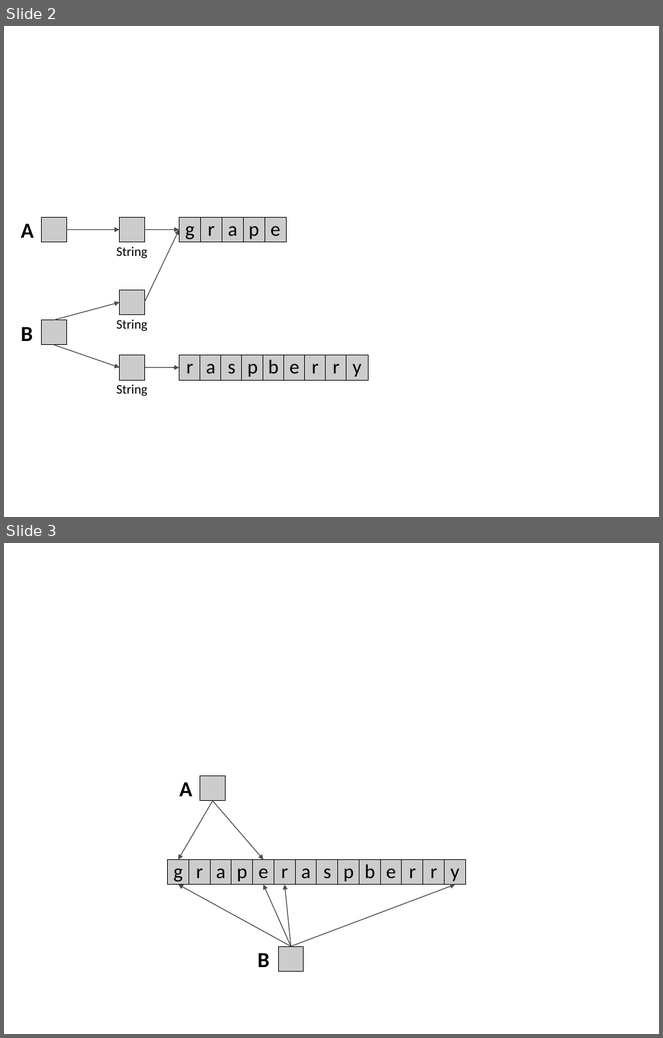
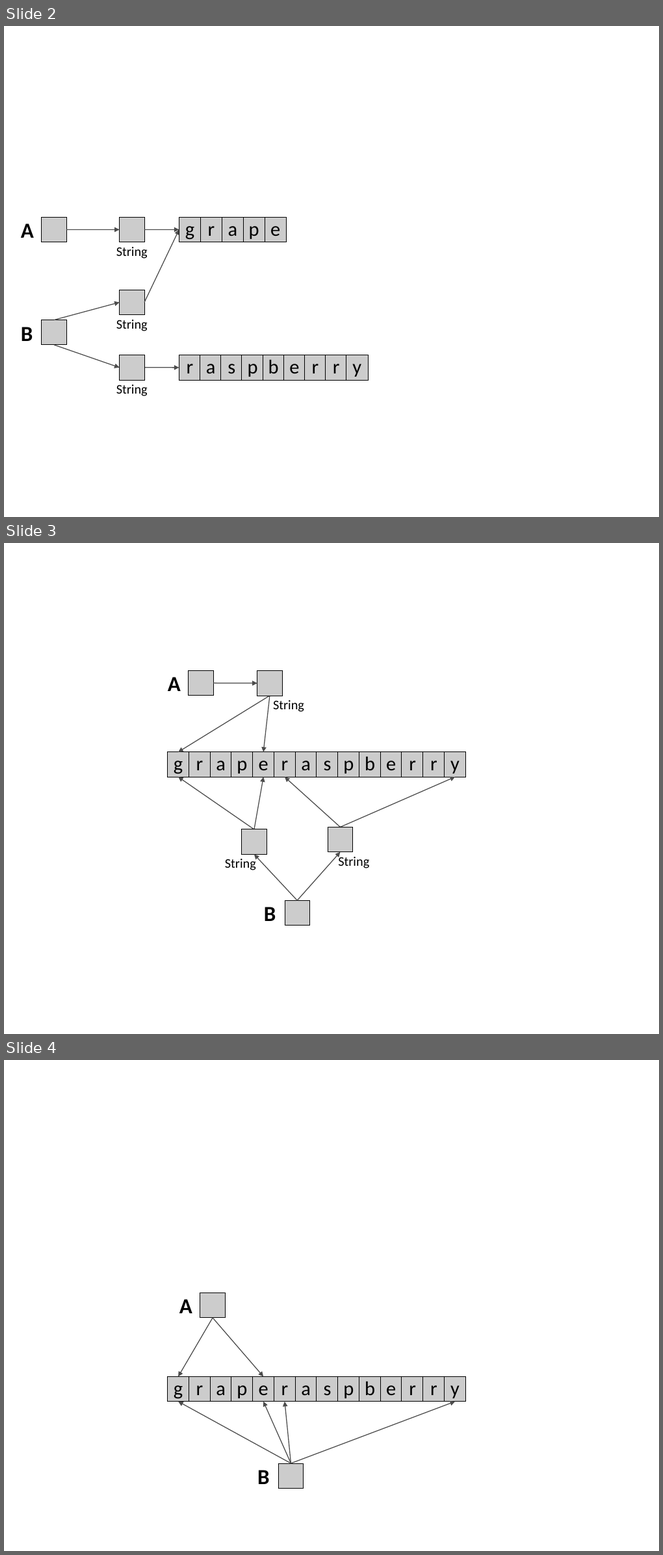
Before and after one commit to TheRuncibleTuner/bloatbook, a slide deck: part4/Figures/bulksharingpool.odp. Shown one above the other, each under a label of ours: slides 2 and 3 before the commit, slides 2, 3 and 4 after it. The pictures are 663x1038 and 663x1555 pixels, drawn with LibreOffice and Linux fonts; fonts in the diff are those of the drawing. Boxes give left, top, right and bottom in pixels: in the first picture for what was removed or moved away, otherwise in the second. Text is boxed around its words. In the diff, an @@ line names an element or a change of style, - is before the commit and + after.

```diff
--- a/part4/Figures/bulksharingpool.odp
+++ b/part4/Figures/bulksharingpool.odp
@@ slide 3 added at [4,543,659,1034], background #FFFFFF @@
@@ rectangle added at [189,671,213,696], fill #CCCCCC, outline #000000 0.71 pt, 26 pt, text #000000, bold @@
+A
@@ rectangle added at [258,671,282,696], fill #CCCCCC, outline #000000 0.71 pt, 16 pt, text #000000 @@
+String
@@ arrow added from (270, 696) to (178, 752), #4C4C4C 0.99 pt @@
@@ arrow added from (213, 683) to (258, 683), #4C4C4C 0.99 pt @@
@@ arrow added from (270, 696) to (264, 752), #4C4C4C 0.99 pt @@
@@ rectangle added at [168,752,189,777], fill #CCCCCC, outline #000000 0.71 pt, 24 pt, text #000000 @@
+g
@@ rectangle added at [189,752,210,777], fill #CCCCCC, outline #000000 0.71 pt, 24 pt, text #000000 @@
+r
@@ rectangle added at [210,752,232,777], fill #CCCCCC, outline #000000 0.71 pt, 24 pt, text #000000 @@
+a
@@ rectangle added at [232,752,253,777], fill #CCCCCC, outline #000000 0.71 pt, 24 pt, text #000000 @@
+p
@@ rectangle added at [252,752,274,777], fill #CCCCCC, outline #000000 0.71 pt, 24 pt, text #000000 @@
+e
@@ rectangle added at [274,752,295,777], fill #CCCCCC, outline #000000 0.71 pt, 24 pt, text #000000 @@
+r
@@ rectangle added at [295,752,317,777], fill #CCCCCC, outline #000000 0.71 pt, 24 pt, text #000000 @@
+a
@@ rectangle added at [317,752,338,777], fill #CCCCCC, outline #000000 0.71 pt, 24 pt, text #000000 @@
+s
@@ rectangle added at [338,752,360,777], fill #CCCCCC, outline #000000 0.71 pt, 24 pt, text #000000 @@
+p
@@ rectangle added at [360,752,381,777], fill #CCCCCC, outline #000000 0.71 pt, 24 pt, text #000000 @@
+b
@@ rectangle added at [380,752,402,777], fill #CCCCCC, outline #000000 0.71 pt, 24 pt, text #000000 @@
+e
@@ rectangle added at [402,752,423,777], fill #CCCCCC, outline #000000 0.71 pt, 24 pt, text #000000 @@
+r
@@ rectangle added at [423,752,445,777], fill #CCCCCC, outline #000000 0.71 pt, 24 pt, text #000000 @@
+r
@@ rectangle added at [445,752,466,777], fill #CCCCCC, outline #000000 0.71 pt, 24 pt, text #000000 @@
+y
@@ arrow added from (254, 830) to (178, 777), #4C4C4C 0.99 pt @@
@@ arrow added from (254, 830) to (264, 777), #4C4C4C 0.99 pt @@
@@ arrow added from (341, 827) to (285, 777), #4C4C4C 0.99 pt @@
@@ arrow added from (341, 827) to (455, 777), #4C4C4C 0.99 pt @@
@@ rectangle added at [242,830,267,854], fill #CCCCCC, outline #000000 0.71 pt, 16 pt, text #000000 @@
+String
@@ rectangle added at [328,827,353,852], fill #CCCCCC, outline #000000 0.71 pt, 16 pt, text #000000 @@
+String
@@ arrow added from (298, 901) to (254, 854), #4C4C4C 0.99 pt @@
@@ arrow added from (297, 901) to (341, 852), #4C4C4C 0.99 pt @@
@@ rectangle added at [285,901,310,926], fill #CCCCCC, outline #000000 0.71 pt, 26 pt, text #000000, bold @@
+B
@@ what was slide 3 is now slide 4 @@
```
Also in this commit, not shown: 4 other files.
